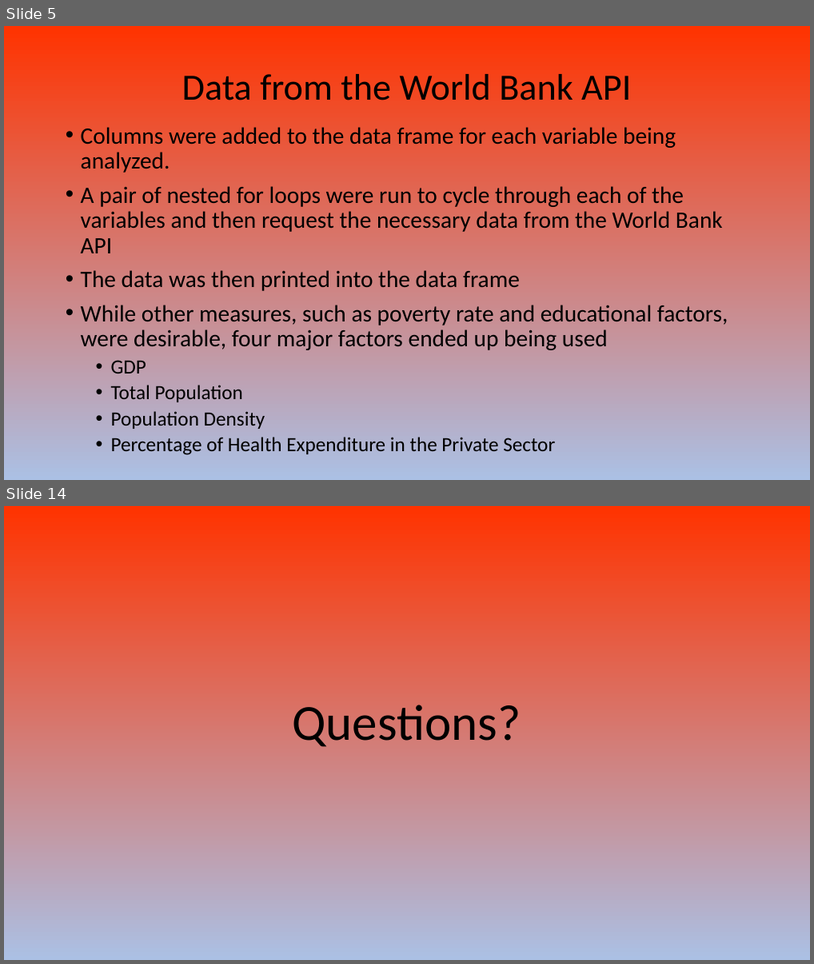
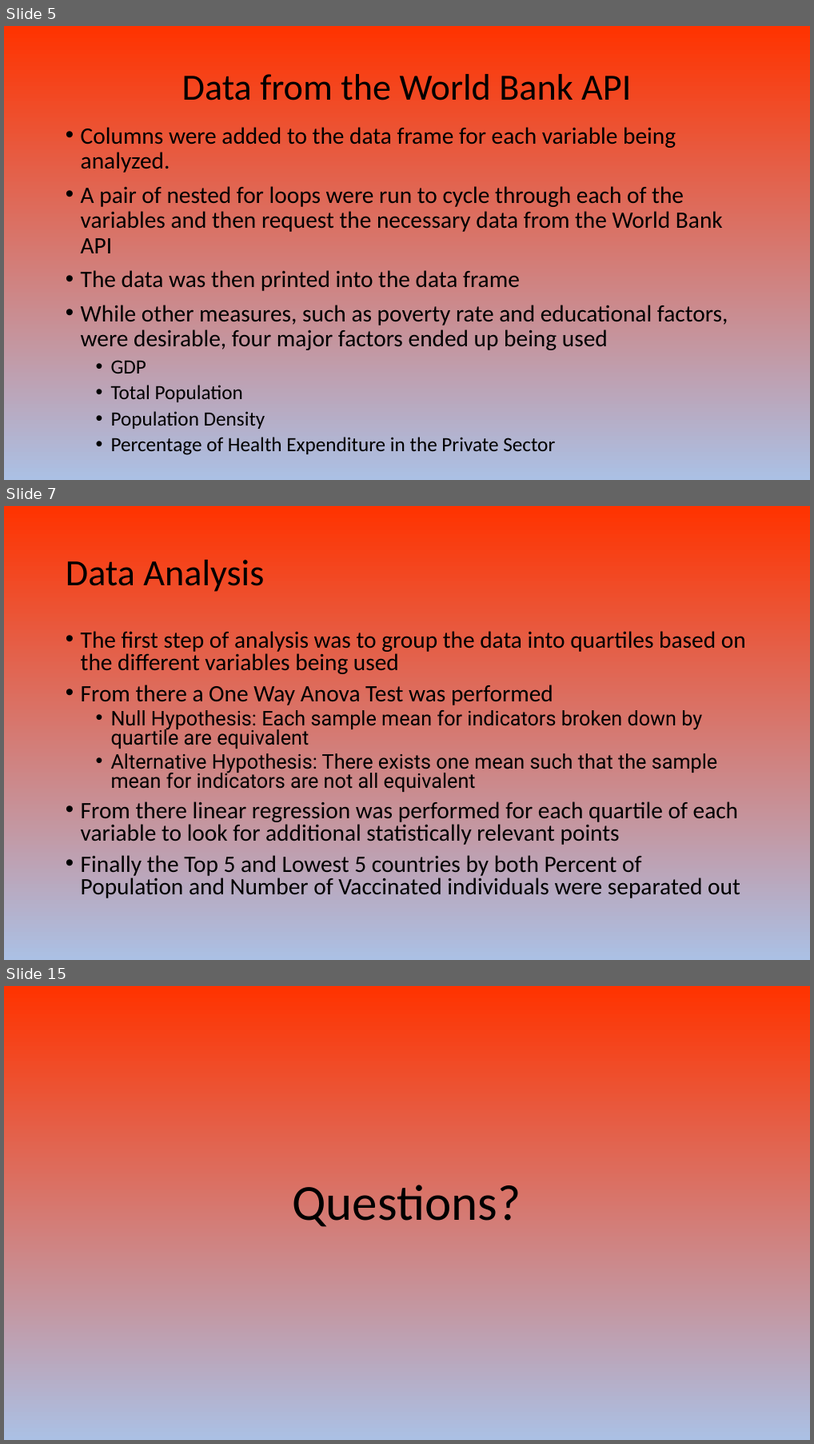
Before and after one commit to AJB-hub/Covid19_Vaccination_Progress, a slide deck: Covid 19 Presentation.pptx. Shown one above the other, each under a label of ours: slides 5 and 14 before the commit, slides 5, 7 and 15 after it; the slides between them are not shown. The pictures are 814x964 and 814x1444 pixels, drawn with LibreOffice and Linux fonts; fonts in the diff are those of the drawing. Boxes give left, top, right and bottom in pixels: in the first picture for what was removed or moved away, otherwise in the second. Text is boxed around its words. In the diff, an @@ line names an element or a change of style, - is before the commit and + after.

```diff
--- a/Covid 19 Presentation.pptx
+++ b/Covid 19 Presentation.pptx
@@ slide 7 added at (4, 506, 810, 960), background gradient #FF3300 to #ABC0E4 to #C7D5ED @@
@@ title added at (66, 560, 264, 592), 44 pt, text #000000 @@
+Data Analysis
@@ text added at (81, 631, 746, 898), 28 pt, text #000000 @@
+• The first step of analysis was to group the data into quartiles based on the different variables being used
+• From there a One Way Anova Test was performed
+  • Null Hypothesis: Each sample mean for indicators broken down by quartile are equivalent
+  • Alternative Hypothesis: There exists one mean such that the sample mean for indicators are not all equivalent
+• From there linear regression was performed for each quartile of each variable to look for additional statistically relevant points
+• Finally the Top 5 and Lowest 5 countries by both Percent of Population and Number of Vaccinated individuals were separated out
@@ what was slide 14 is now slide 15 @@
```
Also in this commit, not shown: 7 slides changed, 1 other slide added, 1 slide removed.
